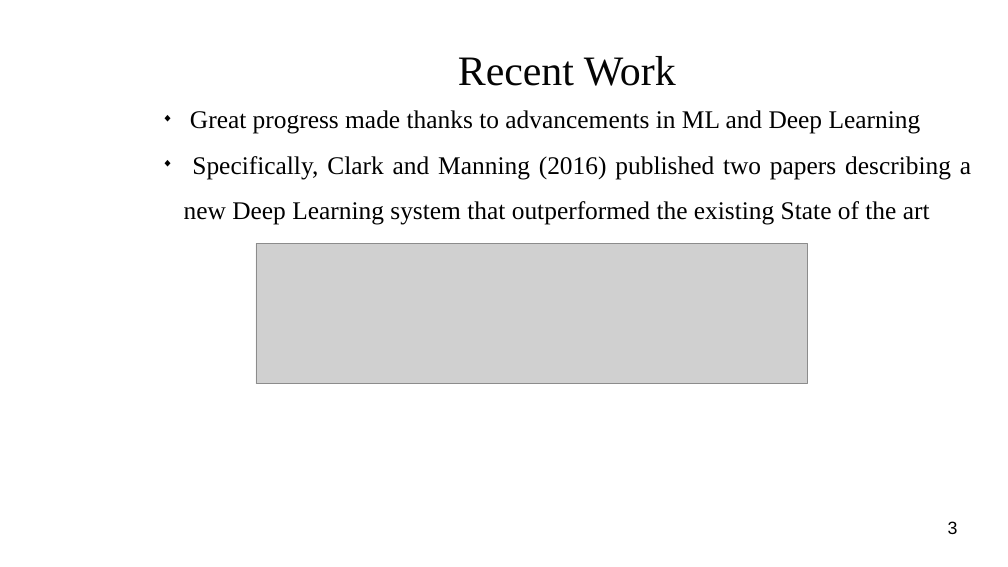
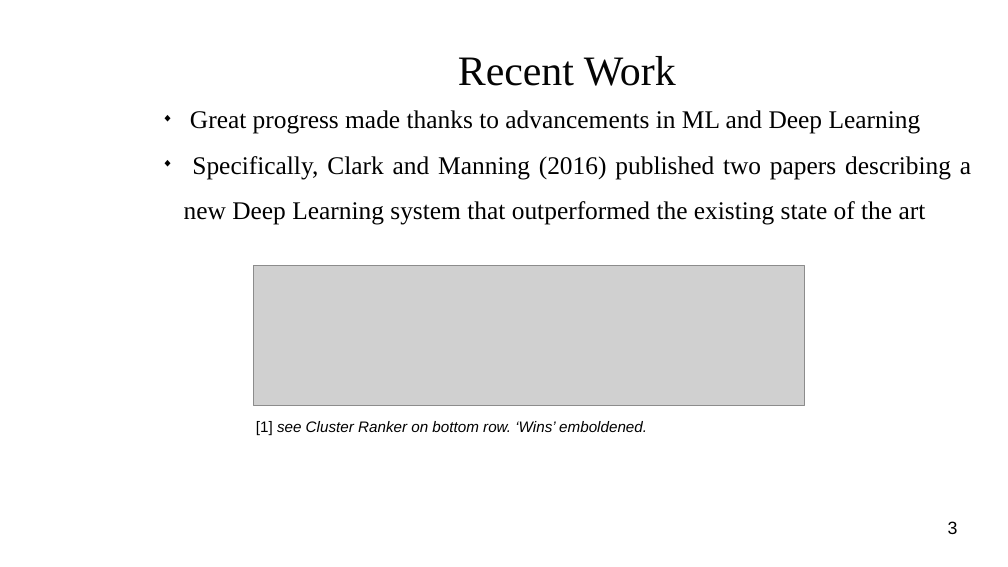
Before and after one commit to masonedmison/coref, a slide deck: slide 3 of documentation/presentation/cs710_presentation.odp. Drawn at 1008x567 pixels with LibreOffice and Linux fonts; fonts in the diff are those of the drawing; grey boxes stand for pictures; background and template pictures are left out. Boxes give left, top, right and bottom in pixels: in the first picture for what was removed or moved away, otherwise in the second. Text is boxed around its words. In the diff, an @@ line names an element or a change of style, - is before the commit and + after.

```diff
--- a/documentation/presentation/cs710_presentation.odp
+++ b/documentation/presentation/cs710_presentation.odp
@@ subtitle at (184, 156, 971, 225): text changed @@
-◆ Specifically, Clark and Manning (2016) published two papers describing a new Deep Learning system that outperformed the existing State of the art
+◆ Specifically, Clark and Manning (2016) published two papers describing a new Deep Learning system that outperformed the existing state of the art
@@ picture: place and size @@
-picture at (256, 243, 808, 384)
+picture at (253, 265, 805, 406)
@@ text added at (256, 421, 647, 435), 12 pt, text #000000, italic @@
+[1] see Cluster Ranker on bottom row. ‘Wins’ emboldened.
```
Also in this commit, not shown: 5 other slides changed, 1 slide added, 2 slides removed, 9 other files.
